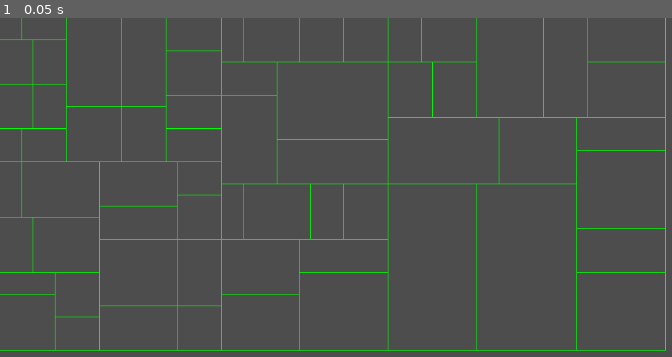
Above: before the commit, frame 1.
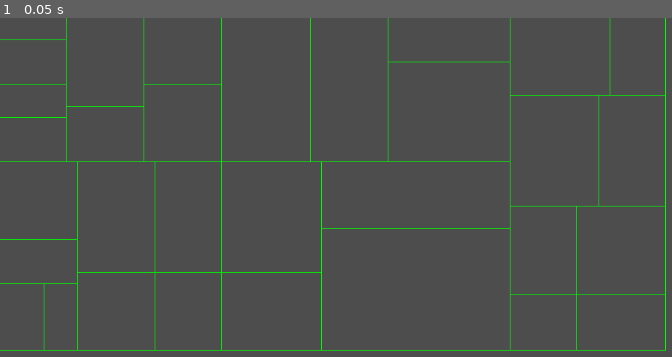
Above: after the commit, the same moment.

Repository: IanLum/Procedural-Dungeon-Generation
Game: Godot game, scene res://main.tscn
The game is run twice, just before and just after one commit, with the same random seed, the same clock (stepped at 60 frames per second) and the same inputs.
Inputs:
- Up to frame 1 (0.05 s): no input

The runs differ from the first frame. In frame 1, 4.2% of the frame differs, in the area x 0-99%, y 0-98%.

Commit message:
change split so zero splits is zero splits

Diff:
--- a/branch.gd
+++ b/branch.gd
@@ -20,6 +20,9 @@
 		return left.get_leaves() + right.get_leaves()
 
 func split(splits: int):
+	if splits == 0:
+		return
+
 	var rng = RandomNumberGenerator.new()
 	var split_percent: float = rng.randf_range(0.3, 0.7)
 
@@ -40,6 +43,5 @@
 			Vector2i(size.x, size.y - left_height)
 		)
 
-	if splits > 0:
-		left.split(splits - 1)
-		right.split(splits - 1)
+	left.split(splits - 1)
+	right.split(splits - 1)
